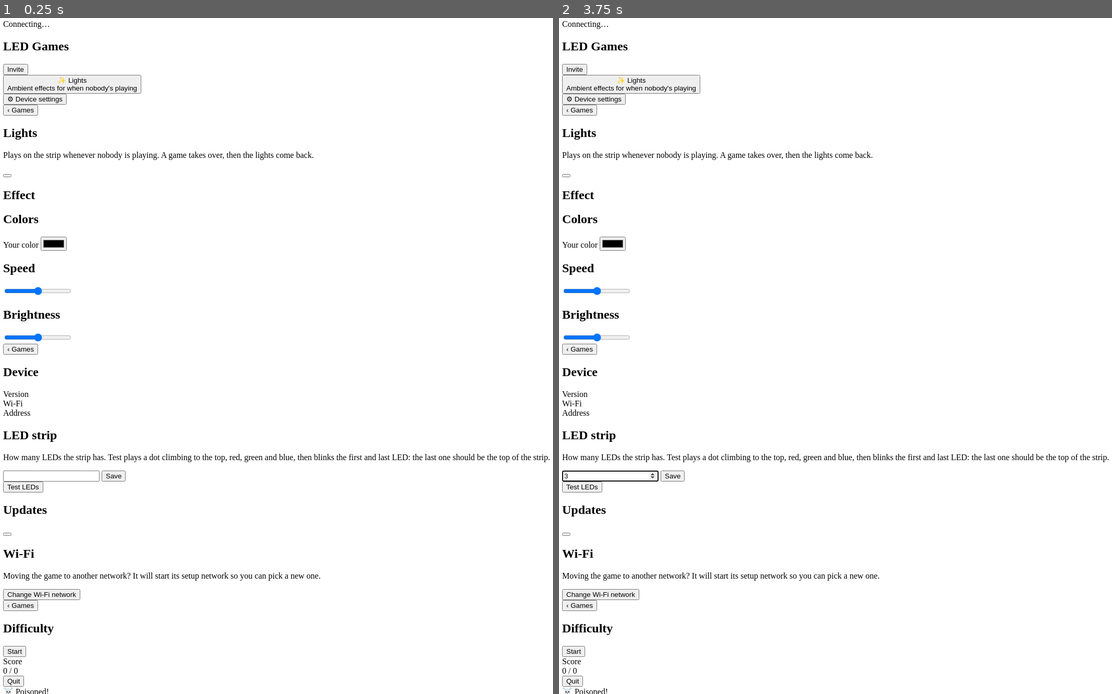
Above: before the commit, frames 1-2 (left to right).
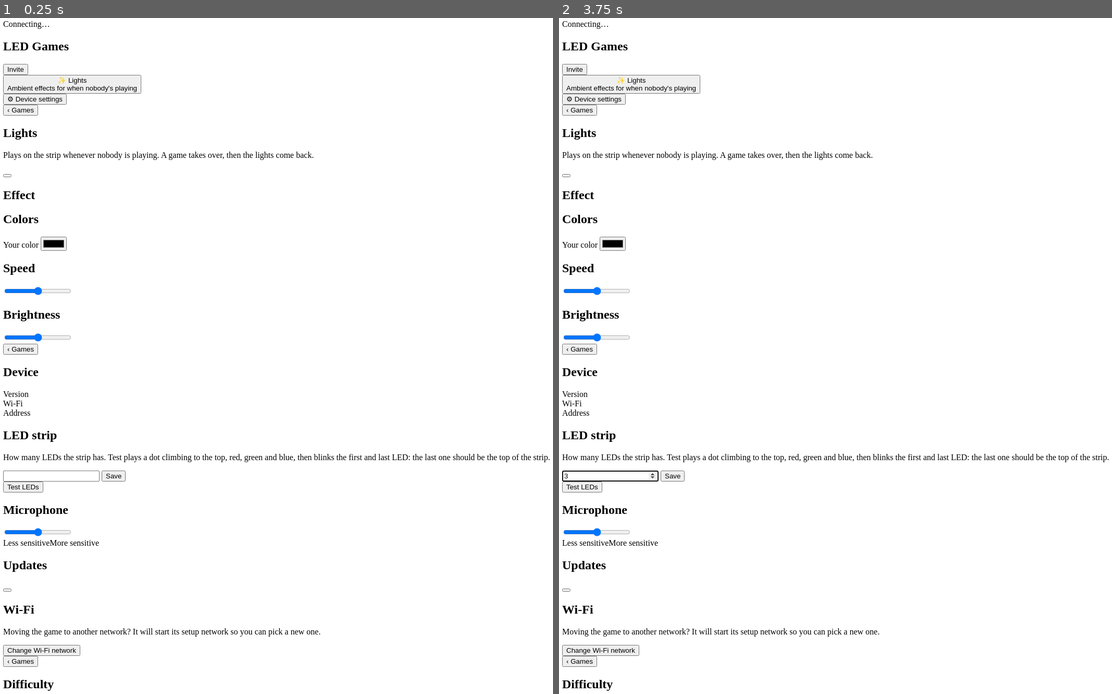
Above: after the commit, the same moments.

Repository: bazy1983/game-pi
Game: browser game, page web/index.html
Two runs of this game, one before a commit and one after it. Both use one fixed random seed, a clock stepped at 60 frames per second and the inputs below.
Inputs (mouse positions are in pixels of both pictures, inside the frame that each line leads up to):
- Up to frame 1 (0.25 s): no input
- Up to frame 2 (3.75 s): tap Space every 0.5 s from 1.1 to 3.6 s; click (597, 288) at 1.27 s; click "‹ Games" at 1.87 s; click (597, 531) at 2.02 s; click (597, 335) at 2.47 s; click "Invite" at 3.07 s; click (608, 477) at 3.67 s; type "3" at 3.67 s; tap Enter at 3.7 s

The runs differ from the first frame. In frame 1, 1.1% of the frame differs, in the area x 0-58%, y 72-100%; in frame 2, 1.1%.

Commit message:
Add a microphone and the Sound level light effect
An INMP441 I2S microphone drives a new Sound level effect: a bar rises
with the sound, with a falling peak dot. The level adapts to the room,
and a sensitivity slider on the device page sets how much sound fills
the strip. The mic only listens while the effect is on.

The strip moves to GPIO12 (I2S needs GPIO18); GPIO13 also works. The
installer turns on I2S in config.txt.

Co-Authored-By: Claude Opus 5.5 <noreply@anthropic.com>

Diff:
--- a/web/app.js
+++ b/web/app.js
@@ -1094,6 +1094,15 @@
   // Polling mustn't overwrite a number being typed.
   if (document.activeElement !== leds && !leds.dataset.edited) leds.value = d.leds;
   for (const id of ["leds-save", "leds-test"]) $(id).disabled = d.busy;
+  $("mic-section").classList.toggle("hidden", !d.mic);
+  if (d.mic) {
+    $("mic-text").textContent = d.mic.available
+      ? "How much sound it takes to fill the strip in the Sound level light effect. It still adjusts to how loud the room is."
+      : "No microphone found. Check its wiring, then restart the unit.";
+    $("mic-controls").classList.toggle("hidden", !d.mic.available);
+    const s = $("mic-sensitivity");
+    if (document.activeElement !== s && !micTimer) s.value = d.mic.sensitivity;
+  }
   $("wifi-setup-btn").classList.toggle("hidden", !d.wifi);
   $("wifi-setup-btn").onclick = async () => {
     const msg = `${d.name} will leave this network. Then join the Wi-Fi network “${d.wifi.hotspot}” `
@@ -1144,7 +1153,8 @@
   fx.innerHTML = "";
   for (const e of lights.effects) {
     // Picking an effect turns the lights on.
-    fx.appendChild(card(e.name, "", lights.on && lights.effect === e.id, () => setLights({ effect: e.id, on: true })));
+    const desc = !e.sound ? "" : lights.mic ? "🎤 Reacts to sound" : "Needs a microphone";
+    fx.appendChild(card(e.name, desc, lights.on && lights.effect === e.id, () => setLights({ effect: e.id, on: true })));
   }
 
   const pal = $("lights-palettes");
@@ -1185,4 +1195,17 @@
 };
 $("leds-test").onclick = () => postJSON("/api/device/test-leds");
 
+// The slider sends at most ~8 changes a second.
+let micTimer = null;
+function sendMic() {
+  if (micTimer) return;
+  micTimer = setTimeout(async () => {
+    const sensitivity = Number($("mic-sensitivity").value);
+    await postJSON("/api/device/mic", { sensitivity });
+    micTimer = null;
+    if (Number($("mic-sensitivity").value) !== sensitivity) sendMic(); // moved while sending
+  }, 120);
+}
+$("mic-sensitivity").oninput = sendMic;
+
 connect();
--- a/web/index.html
+++ b/web/index.html
@@ -60,6 +60,14 @@
       <button id="leds-save" class="secondary">Save</button>
     </div>
     <button id="leds-test" class="secondary">Test LEDs</button>
+    <div id="mic-section" class="hidden">
+      <h2>Microphone</h2>
+      <p id="mic-text" class="muted"></p>
+      <div id="mic-controls">
+        <input id="mic-sensitivity" class="slider" type="range" min="0" max="1" step="0.01" aria-label="Microphone sensitivity">
+        <div class="slider-ends muted"><span>Less sensitive</span><span>More sensitive</span></div>
+      </div>
+    </div>
     <h2>Updates</h2>
     <p id="update-status" class="muted"></p>
     <button id="update-btn" class="secondary"></button>
--- a/web/style.css
+++ b/web/style.css
@@ -257,6 +257,7 @@
 .color-row { display: flex; align-items: center; justify-content: space-between; margin-top: 12px; padding: 10px 18px; border-radius: 14px; background: #161a23; color: #8a93a6; }
 .color-row input { width: 64px; height: 40px; padding: 0; border: 0; border-radius: 8px; background: none; }
 .slider { width: 100%; accent-color: #eef1f6; height: 32px; }
+.slider-ends { display: flex; justify-content: space-between; font-size: 13px; margin-top: -4px; }
 
 /* --- invite & device ----------------------------------------------------- */
 
Not shown, changed: deploy/install.sh
Not shown, changed: deploy/ledgames.service
